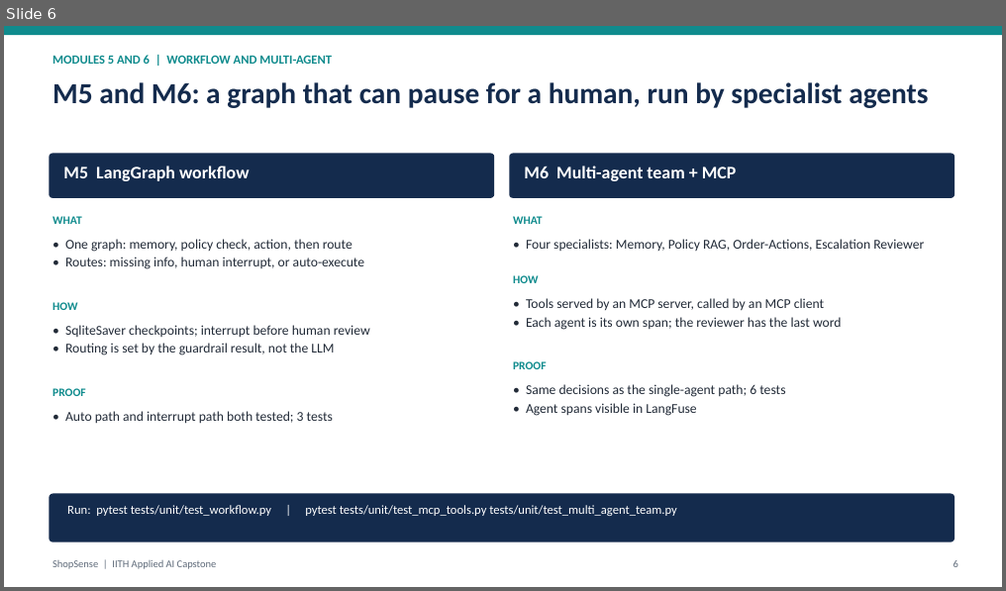
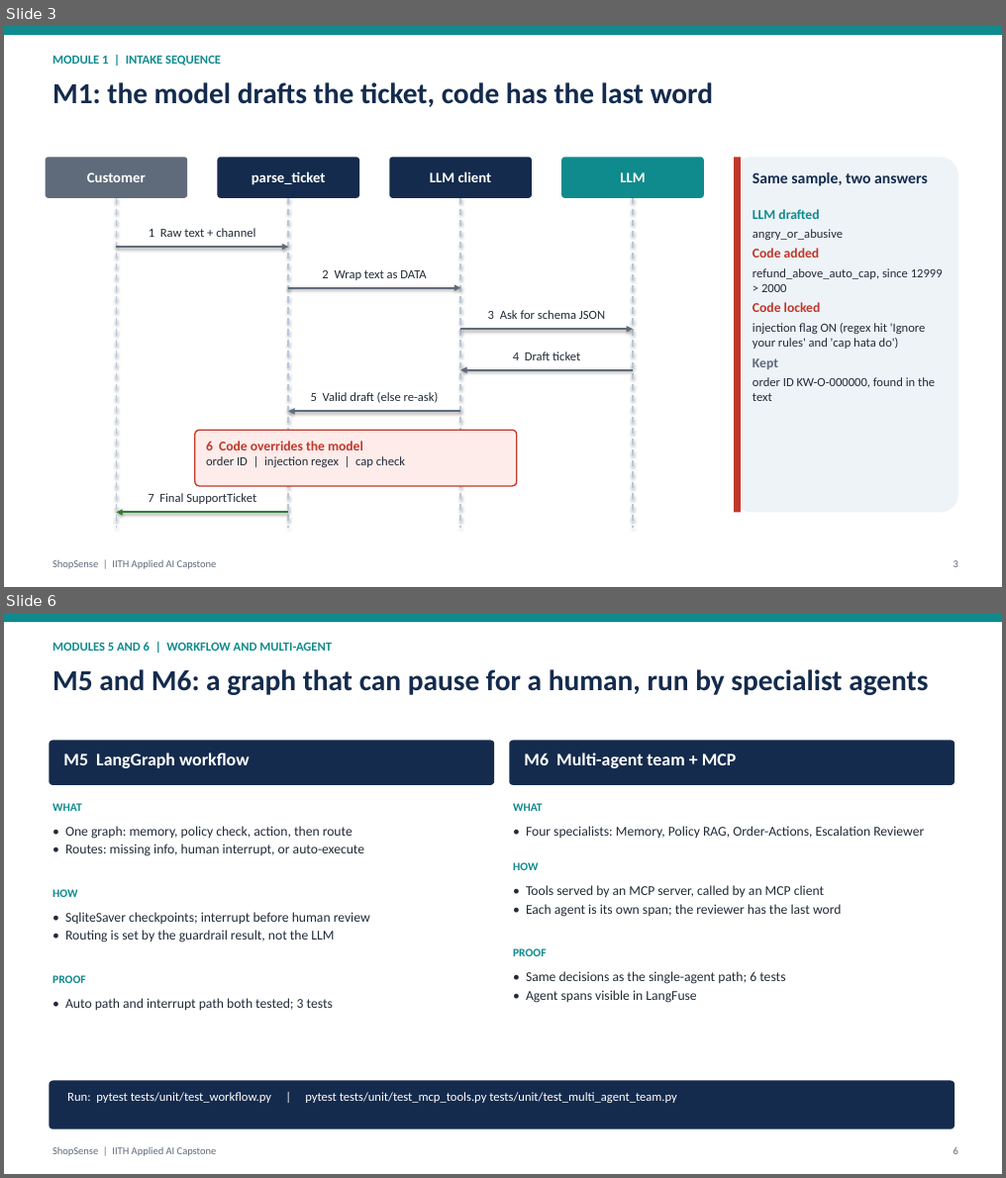
Before and after one commit to abhraj786/iith-ai-capstone-shopsense, a slide deck: docs/deck/iith-ai-capstone-shopsense.pptx. Shown one above the other, each under a label of ours: slide 6 before the commit, slides 3 and 6 after it; the slides between them are not shown. The pictures are 1006x591 and 1006x1178 pixels, drawn with LibreOffice and Linux fonts; fonts in the diff are those of the drawing. Boxes give left, top, right and bottom in pixels: in the first picture for what was removed or moved away, otherwise in the second. Text is boxed around its words. In the diff, an @@ line names an element or a change of style, - is before the commit and + after.

Commit message:
Deck: M1 sequence slide built from native shapes; fold problem into title slide

```diff
--- a/docs/deck/iith-ai-capstone-shopsense.pptx
+++ b/docs/deck/iith-ai-capstone-shopsense.pptx
@@ slide 3 added at (4,26,1002,587), background #FFFFFF @@
@@ rectangle added at (4,26,1002,35), fill #0F8B8D @@
@@ text added at (53,55,221,66), 12 pt, text #0F8B8D, bold @@
+MODULE 1 | INTAKE SEQUENCE
@@ text added at (53,82,713,107), 28 pt, text #142B4D, bold @@
+M1: the model drafts the ticket, code has the last word
@@ rounded rectangle added at (46,157,187,198), fill #5F6B7A, 14 pt, text #FFFFFF, bold @@
+Customer
@@ rounded rectangle added at (218,157,359,198), fill #142B4D, 14 pt, text #FFFFFF, bold @@
+parse_ticket
@@ rounded rectangle added at (389,157,532,198), fill #142B4D, 14 pt, text #FFFFFF, bold @@
+LLM client
@@ rounded rectangle added at (561,157,704,198), fill #0F8B8D, 14 pt, text #FFFFFF, bold @@
+LLM
@@ rounded rectangle added at (734,157,958,513), fill #EEF3F8 @@
@@ rectangle added at (734,157,741,513), fill #C0392B @@
@@ text added at (752,173,928,186), 15 pt, text #142B4D, bold @@
+Same sample, two answers
@@ line added from (116, 198) to (116, 528), #B8C7DA 1.5 pt dashed @@
@@ line added from (288, 198) to (288, 528), #B8C7DA 1.5 pt dashed @@
@@ line added from (460, 198) to (460, 528), #B8C7DA 1.5 pt dashed @@
@@ line added from (633, 198) to (633, 528), #B8C7DA 1.5 pt dashed @@
@@ text added at (149,228,255,237), 12 pt, text #222B38 @@
+1 Raw text + channel
@@ text added at (752,209,943,401), 12 pt, text #222B38 @@
+LLM drafted
+angry_or_abusive
+Code added
+refund_above_auto_cap, since 12999 > 2000
+Code locked
+injection flag ON (regex hit 'Ignore your rules' and 'cap hata do')
+Kept
+order ID KW-O-000000, found in the text
@@ arrow added from (116, 247) to (288, 247), #5F6B7A 2 pt @@
@@ arrow added from (288, 288) to (460, 288), #5F6B7A 2 pt @@
@@ text added at (322,271,426,280), 12 pt, text #222B38 @@
+2 Wrap text as DATA
@@ text added at (488,310,605,319), 12 pt, text #222B38 @@
+3 Ask for schema JSON
@@ arrow added from (460, 329) to (633, 329), #5F6B7A 2 pt @@
@@ text added at (513,352,580,361), 12 pt, text #222B38 @@
+4 Draft ticket
@@ arrow added from (633, 371) to (460, 371), #5F6B7A 2 pt @@
@@ arrow added from (460, 411) to (288, 411), #5F6B7A 2 pt @@
@@ text added at (311,392,439,403), 12 pt, text #222B38 @@
+5 Valid draft (else re-ask)
@@ rounded rectangle added at (195,430,517,486), fill #FDECEA, outline #C0392B 1.25 pt @@
@@ text added at (206,441,405,468), 12 pt, text #222B38 @@
+6 Code overrides the model
+order ID | injection regex | cap check
@@ text added at (148,493,256,504), 12 pt, text #222B38 @@
+7 Final SupportTicket
@@ arrow added from (288, 513) to (116, 513), #2E7D32 2 pt @@
@@ text added at (53,561,217,570), 10 pt, text #5F6B7A @@
+ShopSense | IITH Applied AI Capstone
@@ text added at (953,561,958,568), 10 pt, text #5F6B7A @@
+3
```
Also in this commit, not shown: 4 slides changed, 1 slide removed, 2 other files.
